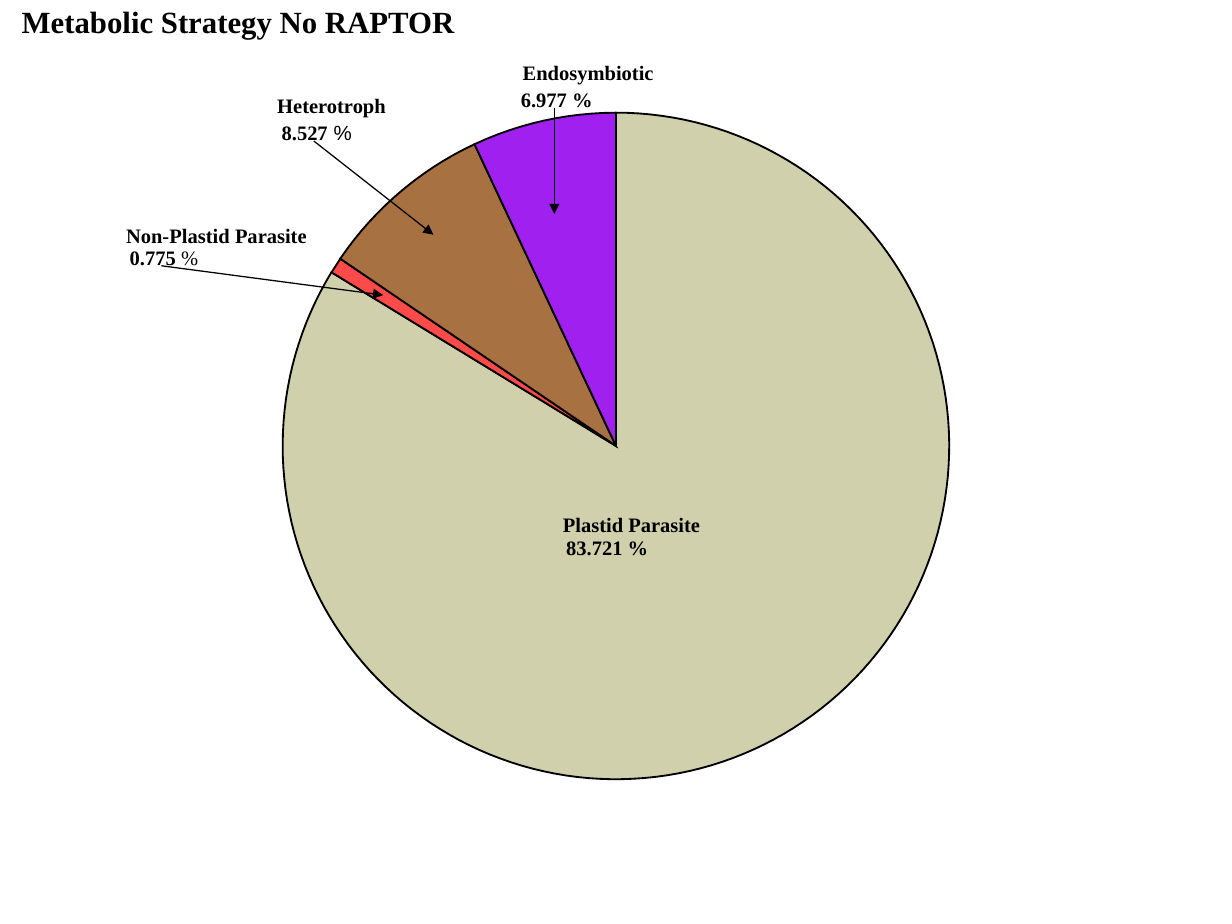
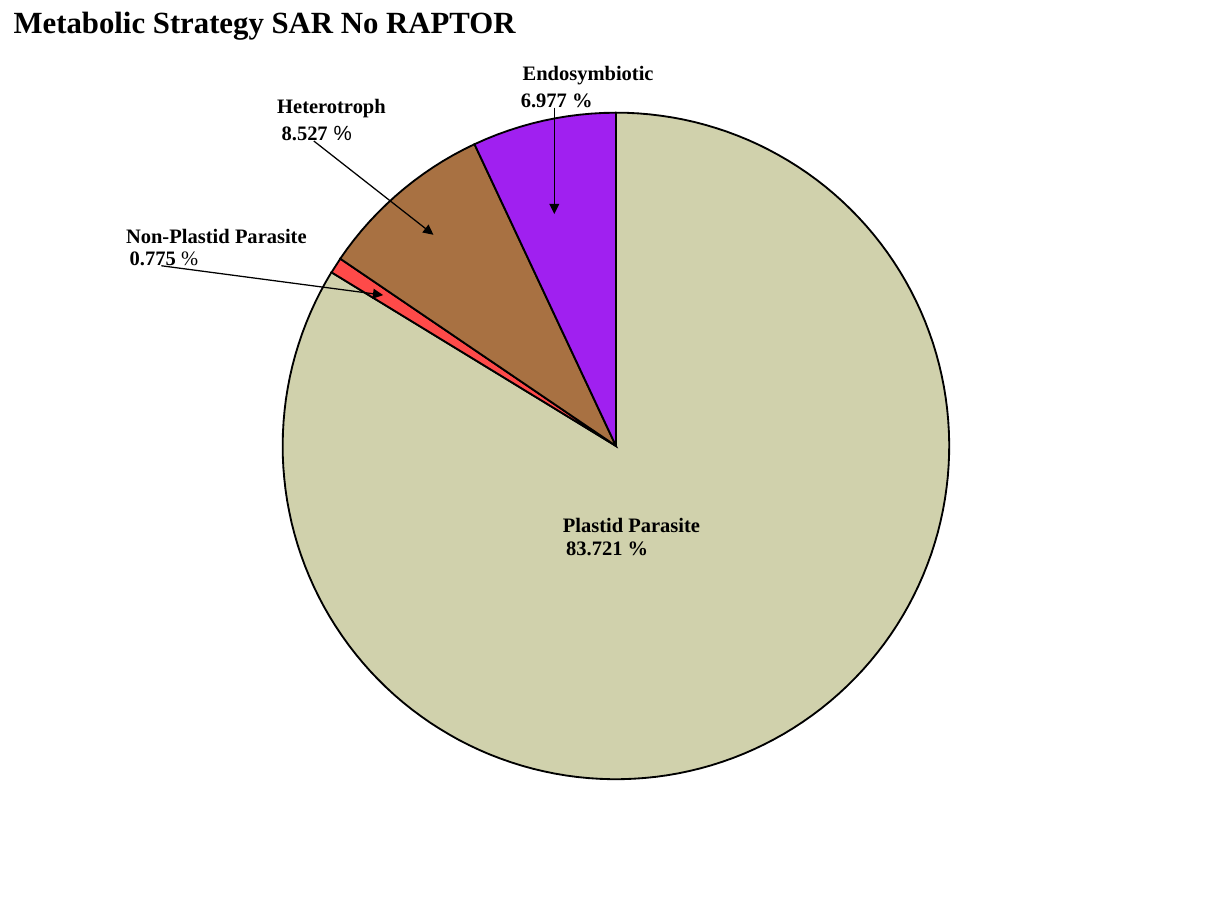
Before and after one commit to Dellaraam/TOR_phylogenetics, a slide deck: slide 1 of Images/Figures_To_Review/PieCharts_Metabolic/SAR/SARNoRaptorv2.pptx. Drawn at 1232x924 pixels with LibreOffice and Linux fonts; fonts in the diff are those of the drawing. Boxes give left, top, right and bottom in pixels: in the first picture for what was removed or moved away, otherwise in the second. Text is boxed around its words. In the diff, an @@ line names an element or a change of style, - is before the commit and + after.

```diff
--- a/Images/Figures_To_Review/PieCharts_Metabolic/SAR/SARNoRaptorv2.pptx
+++ b/Images/Figures_To_Review/PieCharts_Metabolic/SAR/SARNoRaptorv2.pptx
@@ text at (14,11,515,39): text changed @@
-Metabolic Strategy No RAPTOR
+Metabolic Strategy SAR No RAPTOR
```
Also in this commit, not shown: 5 other files.
